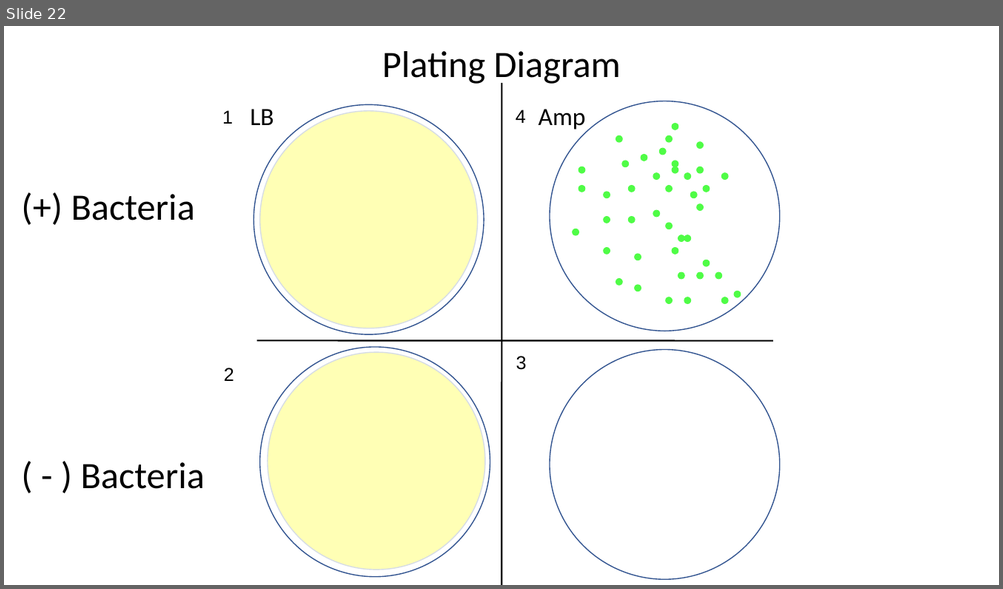
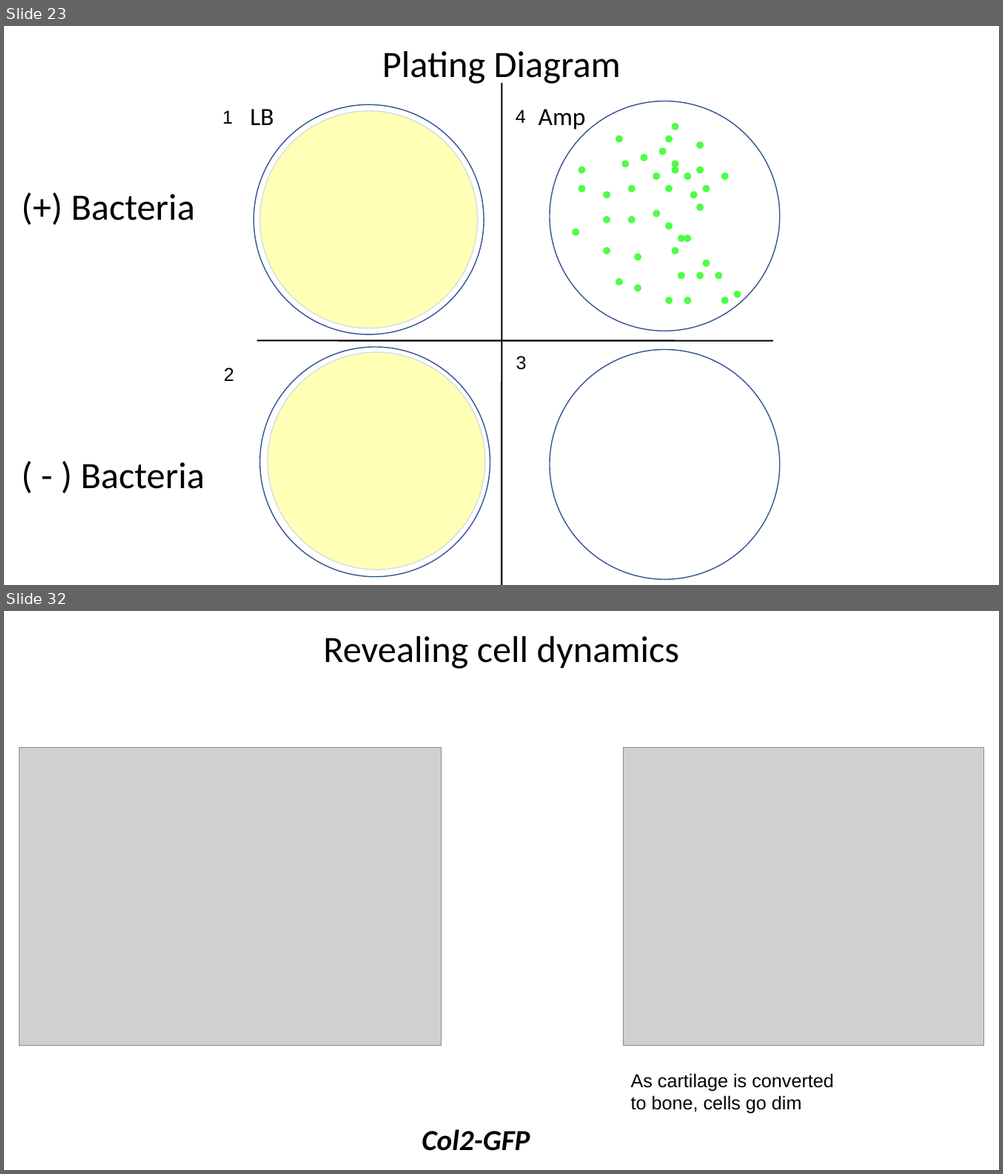
Before and after one commit to JasonJWilliamsNY/science_institute_2021, a slide deck: _includes/slides/bacterial-transformation_II.pptx. Shown one above the other, each under a label of ours: slide 22 before the commit, slides 23 and 32 after it; the slides between them are not shown. The pictures are 1003x589 and 1003x1174 pixels, drawn with LibreOffice and Linux fonts; fonts in the diff are those of the drawing; grey boxes stand for pictures. Boxes give left, top, right and bottom in pixels: in the first picture for what was removed or moved away, otherwise in the second. Text is boxed around its words. In the diff, an @@ line names an element or a change of style, - is before the commit and + after.

```diff
--- a/_includes/slides/bacterial-transformation_II.pptx
+++ b/_includes/slides/bacterial-transformation_II.pptx
@@ slide 32 added at (4, 611, 999, 1170), background #FFFFFF @@
@@ text added at (323, 636, 680, 669), 36 pt, text #000000 @@
+Revealing cell dynamics
@@ picture added at (19, 748, 441, 1046) @@
@@ picture added at (623, 748, 984, 1046) @@
@@ text added at (631, 1073, 834, 1114), 18 pt, text #000000 @@
+As cartilage is converted
+to bone, cells go dim
@@ text added at (421, 1130, 529, 1151), 28 pt, text #000000, bold, italic @@
+Col2-GFP
@@ what was slide 22 is now slide 23 @@
```
Also in this commit, not shown: 1 slide changed, 8 other slides added, 5 slides removed, 2 other files.
